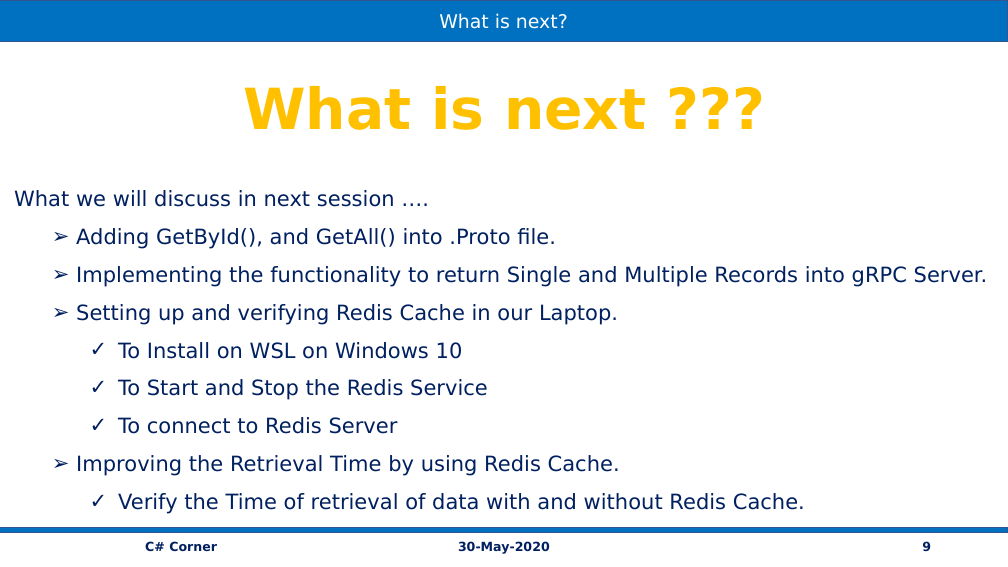
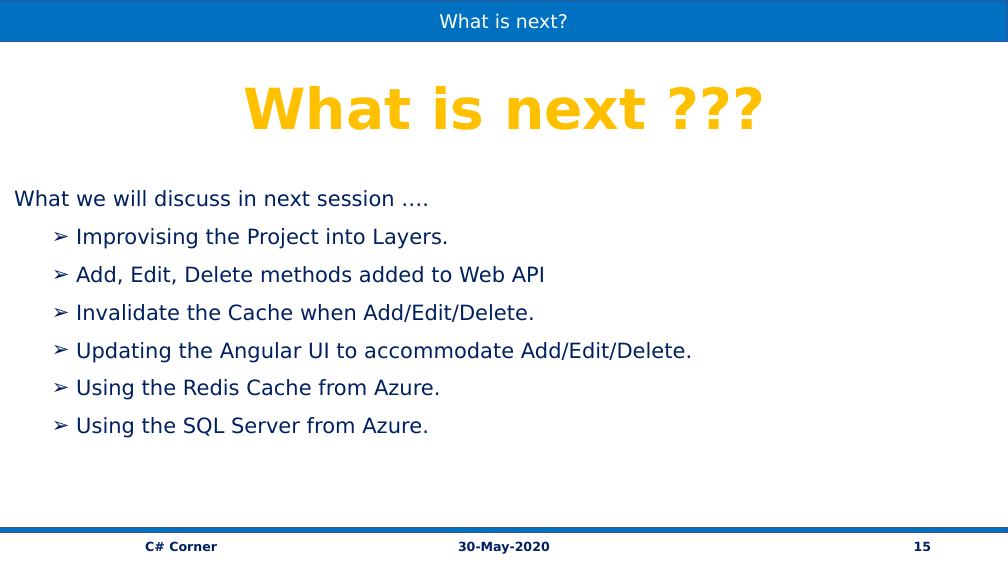
Before and after one commit to vishipayyallore/speaker_series_2021, a slide deck: slide 15 of CSharpCorner/30May2020_ASP.NetCoreWebAPI_SQLServer_Redis/Documentation/ASP.NetCoreWebAPI_SQLServer_Redis_Angular9UI.pptx (slide 9 before the commit). Drawn at 1008x567 pixels with LibreOffice and Linux fonts; fonts in the diff are those of the drawing. Boxes give left, top, right and bottom in pixels: in the first picture for what was removed or moved away, otherwise in the second. Text is boxed around its words. In the diff, an @@ line names an element or a change of style, - is before the commit and + after.

```diff
--- a/CSharpCorner/30May2020_ASP.NetCoreWebAPI_SQLServer_Redis/Documentation/ASP.NetCoreWebAPI_SQLServer_Redis_Angular9UI.pptx
+++ b/CSharpCorner/30May2020_ASP.NetCoreWebAPI_SQLServer_Redis/Documentation/ASP.NetCoreWebAPI_SQLServer_Redis_Angular9UI.pptx
@@ text at <box>76,228,692,438</box>: text changed @@
-  ➢ Adding GetById(), and GetAll() into .Proto file.
-  ➢ Implementing the functionality to return Single and Multiple Records into gRPC Server.
-  ➢ Setting up and verifying Redis Cache in our Laptop.
-    ✓ To Install on WSL on Windows 10
-    ✓ To Start and Stop the Redis Service
-    ✓ To connect to Redis Server
-  ➢ Improving the Retrieval Time by using Redis Cache.
-    ✓ Verify the Time of retrieval of data with and without Redis Cache.
+  ➢ Improvising the Project into Layers.
+  ➢ Add, Edit, Delete methods added to Web API
+  ➢ Invalidate the Cache when Add/Edit/Delete.
+  ➢ Updating the Angular UI to accommodate Add/Edit/Delete.
+  ➢ Using the Redis Cache from Azure.
+  ➢ Using the SQL Server from Azure.
@@ page number at <box>914,541,931,551</box>: text changed @@
-9
+15
```
Also in this commit, not shown: 6 slides added, 59 other files.
